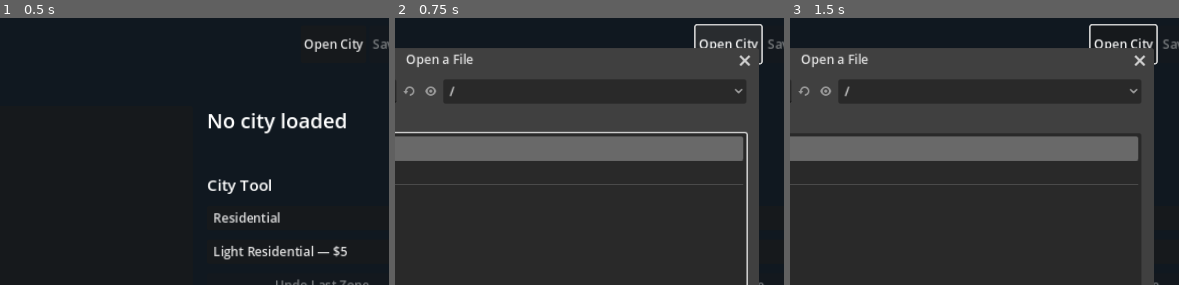
Above: before the commit, frames 1-3 (left to right).
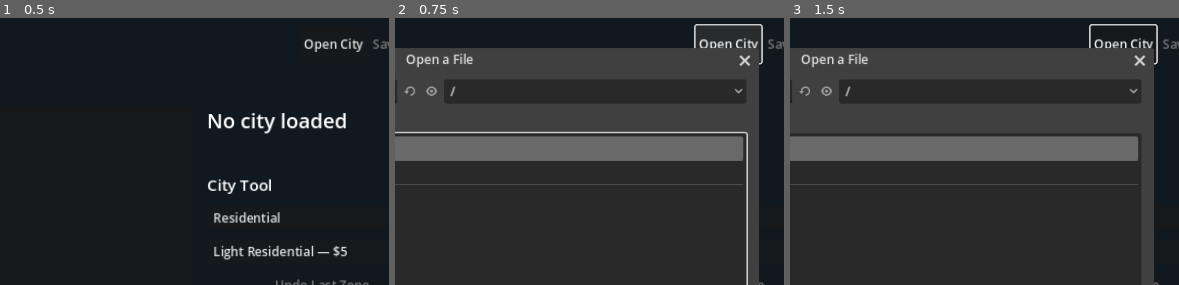
Above: after the commit, the same moments.

Repository: nicholas-ochoa/OpenSC2K
Game: Godot game, scene res://main.tscn
The game is run twice, just before and just after one commit, with the same random seed, the same clock (stepped at 60 frames per second) and the same inputs.
Inputs (mouse positions are % of the whole screen's width and height, from its top left):
- Up to frame 1 (0.5 s): no input
- Up to frame 2 (0.75 s): click "Open City" at 0.5 s
- Up to frame 3 (1.5 s): click (35, 88) at 1.27 s; type "12" at 1.35 s
The pictures show only the part of the screen within x 43-93%, y 0-50%; the shares and areas given below are measured in that part.

Frame 1 is identical in both runs. In frame 2, 0.1% of the frame differs, in the area x 2-16%, y 25-30%; in frame 3, 0.1%.

Commit message:
rci demand

Diff:
--- /dev/null
+++ b/game/src/simulation/rci_demand_phase.gd
@@ -0,0 +1,210 @@
+class_name RciDemandPhase
+extends RefCounted
+
+const ZONE_POPULATION_OFFSET := 0x05f0
+const DEMAND_OFFSET := 0x0718
+const BUDGET_OFFSET := 0x077c
+const BUDGET_RECORD_SIZE := 0x006c
+const TILE_COUNT_OFFSET := 0x01f0
+const ORDINANCES_OFFSET := 0x0fa0
+const ARCOLOGY_POPULATION_OFFSET := 0x1020
+const NORMAL_POPULATION_OFFSET := 0x102c
+const INDUSTRIAL_MIX_BONUS_OFFSET := 0x1030
+const OLD_RESIDENTIAL_POPULATION_OFFSET := 0x0074
+const GARBAGE_OFFSET := 0x0040
+
+const CONNECTION_LABEL := 0xfa
+const RATIO_SCALE := 600.0
+const COMMERCIAL_SCALE := 0.000006666666666666667
+const INDUSTRIAL_MIX_SCALE := 0.01
+const MINIMUM_INDUSTRIAL_TARGET := 15.0
+
+const TAX_EFFECT := [
+	200, 160, 120, 100, 75, 50, 25, 0, -25, -50, -100, -150,
+	-200, -250, -300, -350, -400, -450, -500, -550, -600, -650, -700,
+]
+const INDUSTRIAL_DIFFICULTY := [0.0, 1.2, 1.1, 0.95]
+
+const COMMERCE_CONNECTION_RANGES := [
+	Vector2i(0x1d, 0x2b),
+	Vector2i(0x3f, 0x42),
+	Vector2i(0x4b, 0x4c),
+	Vector2i(0x5d, 0x60),
+]
+const INDUSTRY_CONNECTION_RANGES := [
+	Vector2i(0x2c, 0x3e),
+	Vector2i(0x45, 0x50),
+	Vector2i(0x61, 0x69),
+]
+
+
+static func run(city: CityState) -> Dictionary:
+	if city == null or not city.is_valid():
+		return {"ok": false, "error": "city is invalid"}
+	var misc := city.document.find_chunk("MISC")
+	if misc == null or misc.decoded_payload.size() < 0x1054:
+		return {"ok": false, "error": "MISC data is missing or too short"}
+
+	var zone_population := PackedInt64Array()
+	zone_population.resize(8)
+	for index in 8:
+		zone_population[index] = city.document.misc_i32(ZONE_POPULATION_OFFSET + index * 4)
+	zone_population[0] = 0
+	for index in range(1, 7):
+		zone_population[0] += zone_population[index]
+
+	var tax_population := PackedInt64Array([
+		zone_population[1] + zone_population[2],
+		zone_population[3] + zone_population[4],
+		zone_population[5] + zone_population[6],
+	])
+	var previous_population := city.document.misc_i32(NORMAL_POPULATION_OFFSET)
+	var normal_population := int(zone_population[0] * 10)
+	var old_residential := city.document.misc_i32(OLD_RESIDENTIAL_POPULATION_OFFSET)
+	var jobs := float(tax_population[1] + tax_population[2])
+	var resident_job_ratio := float(old_residential) / (jobs + 1.0)
+
+	var residential_target := float(int(tax_population[0] / 50)) + jobs
+	residential_target = minf(
+		residential_target,
+		float(
+			(
+				int(_tile_count(city, 0xd5) / 3)
+				+ _tile_count(city, 0xd7)
+				+ _tile_count(city, 0xda)
+				+ 10
+				+ _tile_count(city, 0xf8)
+			) * 150
+		),
+	)
+	residential_target = minf(residential_target, float(tax_population[1] * 4 + 500))
+
+	var industrial_population := float(tax_population[2])
+	var commercial_target := (
+		float(normal_population + 50000)
+		* COMMERCIAL_SCALE
+		* resident_job_ratio
+		* industrial_population
+	)
+	var difficulty := clampi(city.difficulty(), 0, INDUSTRIAL_DIFFICULTY.size() - 1)
+	var industrial_target: float = (
+		(
+			float(city.document.misc_i32(INDUSTRIAL_MIX_BONUS_OFFSET))
+			* INDUSTRIAL_MIX_SCALE
+			+ INDUSTRIAL_DIFFICULTY[difficulty]
+		)
+		* resident_job_ratio
+		* industrial_population
+	)
+	industrial_target = maxf(industrial_target, MINIMUM_INDUSTRIAL_TARGET)
+
+	var connections := _connection_counts(city)
+	commercial_target = minf(
+		commercial_target,
+		float(
+			(
+				int(
+					(connections.commerce + _tile_count(city, 0xdd) + _tile_count(city, 0xde))
+					/ 5
+				)
+				* 4
+				+ 4
+			) * 375
+		),
+	)
+	industrial_target = minf(
+		industrial_target,
+		float((_tile_count(city, 0xe0) + 1 + connections.industry) * 1500),
+	)
+
+	var targets := [residential_target, commercial_target, industrial_target]
+	var ordinance_flags := city.document.misc_u32(ORDINANCES_OFFSET)
+	var demands := PackedInt32Array()
+	for index in 3:
+		var tax_rate := city.document.misc_i32(BUDGET_OFFSET + index * BUDGET_RECORD_SIZE + 4)
+		tax_rate = _ordinance_adjusted_tax_rate(index, tax_rate, ordinance_flags)
+		tax_rate = clampi(tax_rate, 0, TAX_EFFECT.size() - 1)
+		var ratio := float(targets[index]) / float(tax_population[index] + 1) - 1.0
+		var change := int(ratio * RATIO_SCALE + TAX_EFFECT[tax_rate])
+		var demand := clampi(city.document.misc_i32(DEMAND_OFFSET + index * 4) + change, -2000, 2000)
+		demands.append(demand)
+
+	var changed := misc.decoded_payload.duplicate()
+	_write_i32(changed, ZONE_POPULATION_OFFSET, zone_population[0])
+	_write_i32(changed, NORMAL_POPULATION_OFFSET, normal_population)
+	_write_i32(changed, GARBAGE_OFFSET, city.document.misc_i32(GARBAGE_OFFSET) + normal_population)
+	_write_i32(changed, OLD_RESIDENTIAL_POPULATION_OFFSET, tax_population[0])
+	var arcology_population := city.document.misc_i32(ARCOLOGY_POPULATION_OFFSET)
+	for index in 3:
+		var budget_population := tax_population[index] * 10
+		budget_population += int(arcology_population / (6 if index == 0 else 12))
+		_write_i32(changed, BUDGET_OFFSET + index * BUDGET_RECORD_SIZE, budget_population)
+		_write_i32(changed, DEMAND_OFFSET + index * 4, demands[index])
+	if not misc.set_decoded_payload(changed):
+		return {"ok": false, "error": "cannot store updated MISC data"}
+
+	return {
+		"ok": true,
+		"previous_population": previous_population,
+		"normal_population": normal_population,
+		"tax_population": tax_population,
+		"targets": targets,
+		"demands": demands,
+		"commerce_connections": connections.commerce,
+		"industry_connections": connections.industry,
+		"error": "",
+	}
+
+
+static func _connection_counts(city: CityState) -> Dictionary:
+	var commerce := 0
+	var industry := 0
+	for index in CityState.TILE_COUNT:
+		if city.text_overlays[index] != CONNECTION_LABEL:
+			continue
+		var tile := city.buildings[index]
+		if _in_ranges(tile, COMMERCE_CONNECTION_RANGES):
+			commerce += 1
+		if _in_ranges(tile, INDUSTRY_CONNECTION_RANGES):
+			industry += 1
+	return {"commerce": commerce, "industry": industry}
+
+
+static func _in_ranges(value: int, ranges: Array) -> bool:
+	for range_value in ranges:
+		if value >= range_value.x and value <= range_value.y:
+			return true
+	return false
+
+
+static func _tile_count(city: CityState, tile_id: int) -> int:
+	return city.document.misc_i32(TILE_COUNT_OFFSET + tile_id * 4)
+
+
+static func _ordinance_adjusted_tax_rate(category: int, rate: int, flags: int) -> int:
+	match category:
+		0:
+			if flags & 0x0002:
+				rate += 1
+			if flags & 0x4000:
+				rate -= 1
+		1:
+			if flags & 0x0001:
+				rate += 1
+			for mask in [0x1000, 0x8000, 0x40000]:
+				if flags & mask:
+					rate -= 1
+		2:
+			if flags & 0x2000:
+				rate -= 1
+			if flags & 0x80000:
+				rate += 1
+	return maxi(rate, 0)
+
+
+static func _write_i32(data: PackedByteArray, offset: int, value: int) -> void:
+	var encoded := value & 0xffffffff
+	data[offset] = (encoded >> 24) & 0xff
+	data[offset + 1] = (encoded >> 16) & 0xff
+	data[offset + 2] = (encoded >> 8) & 0xff
+	data[offset + 3] = encoded & 0xff
--- a/game/src/simulation/simulation_engine.gd
+++ b/game/src/simulation/simulation_engine.gd
@@ -1,4 +1,3 @@
-# todo: demand calculation
 # todo: education and health
 # todo: run the zone growth scan on the growth days
 # todo: monthly budget is only a schedule entry for now
@@ -59,6 +58,23 @@
 					return {"ok": false, "error": traffic.error}
 				phase_results[action] = traffic
 				applied.append(action)
+			"rci_demand":
+				var demand := RciDemandPhase.run(city)
+				if not demand.ok:
+					return {"ok": false, "error": demand.error}
+				phase_results[action] = demand
+				applied.append(action)
+			"graphs":
+				if developed_tiles < 0 or power_usage_percent < 0 or water_usage_percent < 0:
+					pending.append(action)
+					continue
+				var graphs := GraphHistory.run(
+					city, developed_tiles, power_usage_percent, water_usage_percent
+				)
+				if not graphs.ok:
+					return {"ok": false, "error": graphs.error}
+				phase_results[action] = graphs
+				applied.append(action)
 			_:
 				pending.append(action)
 	return {
--- a/game/tests/test_runner.gd
+++ b/game/tests/test_runner.gd
@@ -15,6 +15,7 @@
 const Traffic = preload("res://src/simulation/traffic_phase.gd")
 const Pollution = preload("res://src/simulation/pollution_phase.gd")
 const Graphs = preload("res://src/simulation/graph_history.gd")
+const RciDemand = preload("res://src/simulation/rci_demand_phase.gd")
 const Simulation = preload("res://src/simulation/simulation_engine.gd")
 const Tools = preload("res://src/tools/tool_catalog.gd")
 const Zones = preload("res://src/tools/zone_command.gd")
@@ -41,6 +42,7 @@
 	_test_traffic(reference_root)
 	_test_pollution(reference_root)
 	_test_graph_history(reference_root)
+	_test_rci_demand(reference_root)
 	_test_simulation_engine(reference_root)
 	_test_modified_save(reference_root)
 	_test_map_edits(reference_root)
@@ -374,6 +376,68 @@
 	latest = engine.advance_day()
 	_check(latest.applied == PackedStringArray(["water"]), "Simulation engine applies water on day 20")
 	_check(latest.pending.is_empty(), "Day 20 has no unimplemented scheduled phase")
+	latest = engine.advance_day()
+	_check(
+		latest.applied == PackedStringArray(["rci_demand", "graphs"]),
+		"Simulation engine applies demand and graphs on day 21",
+	)
+	_check(
+		latest.pending == PackedStringArray(["education_health"]),
+		"Day 21 reports only education and health as pending",
+	)
+
+
+func _test_rci_demand(reference_root: String) -> void:
+	var document := Sc2Document.load_path(reference_root.path_join("DEFAULT.SC2"))
+	for index in 8:
+		_check(document.set_misc_i32(0x05f0 + index * 4, 0), "RCI fixture clears zone population")
+	for entry in [[1, 100], [2, 50], [3, 40], [4, 10], [5, 20], [6, 5]]:
+		_check(
+			document.set_misc_i32(0x05f0 + entry[0] * 4, entry[1]),
+			"RCI fixture sets zone population %d" % entry[0],
+		)
+	for offset in [0x0718, 0x071c, 0x0720, 0x0fa0, 0x1030]:
+		_check(document.set_misc_i32(offset, 0), "RCI fixture clears MISC 0x%x" % offset)
+	for tile_id in [0xd5, 0xd7, 0xda, 0xdd, 0xde, 0xe0, 0xf8]:
+		_check(
+			document.set_misc_i32(0x01f0 + tile_id * 4, 0),
+			"RCI fixture clears tile count %d" % tile_id,
+		)
+	for category in 3:
+		_check(document.set_misc_i32(0x077c + category * 0x6c + 4, 0), "RCI fixture clears tax rate")
+	_check(document.set_misc_i32(0x0074, 100), "RCI fixture sets old residential population")
+	_check(document.set_misc_i32(0x0040, 10), "RCI fixture sets garbage")
+	_check(document.set_misc_i32(0x1020, 120), "RCI fixture sets arcology population")
+	_check(document.set_misc_i32(0x102c, 1000), "RCI fixture sets old total population")
+	_check(document.set_misc_i32(0x001c, 1), "RCI fixture sets difficulty")
+	var text_overlays := _filled_bytes(128 * 128, 0)
+	text_overlays[0] = 0xfa
+	text_overlays[1] = 0xfa
+	_check(document.find_chunk("XTXT").set_decoded_payload(text_overlays), "RCI fixture sets connection labels")
+	var buildings := document.find_chunk("XBLD").decoded_payload.duplicate()
+	buildings[0] = 0x1d
+	buildings[1] = 0x2c
+	_check(document.find_chunk("XBLD").set_decoded_payload(buildings), "RCI fixture sets road and rail connections")
+	var city := CityModel.from_document(document)
+	var result := RciDemand.run(city)
+	_check(result.ok, "RCI demand phase completes: %s" % result.error)
+	if not result.ok:
+		return
+	_check(result.tax_population == PackedInt64Array([150, 50, 25]), "RCI phase combines light and dense populations")
+	_check(result.normal_population == 2250, "RCI phase calculates normal population")
+	_check(result.commerce_connections == 1, "RCI phase counts road neighbor connections")
+	_check(result.industry_connections == 1, "RCI phase counts rail neighbor connections")
+	_check(
+		result.demands == PackedInt32Array([-90, -265, 510]),
+		"RCI phase reproduces controlled demand changes: %s" % result.demands,
+	)
+	_check(document.misc_i32(0x05f0) == 225, "RCI phase stores the total zone population")
+	_check(document.misc_i32(0x102c) == 2250, "RCI phase stores normal population")
+	_check(document.misc_i32(0x0040) == 2260, "RCI phase accumulates garbage")
+	_check(document.misc_i32(0x0074) == 150, "RCI phase stores residential tax population")
+	_check(document.misc_i32(0x077c) == 1520, "RCI phase stores residential budget population")
+	_check(document.misc_i32(0x07e8) == 510, "RCI phase stores commercial budget population")
+	_check(document.misc_i32(0x0854) == 260, "RCI phase stores industrial budget population")
 
 
 func _test_traffic(reference_root: String) -> void:
Not shown, added: game/src/simulation/rci_demand_phase.gd.uid
